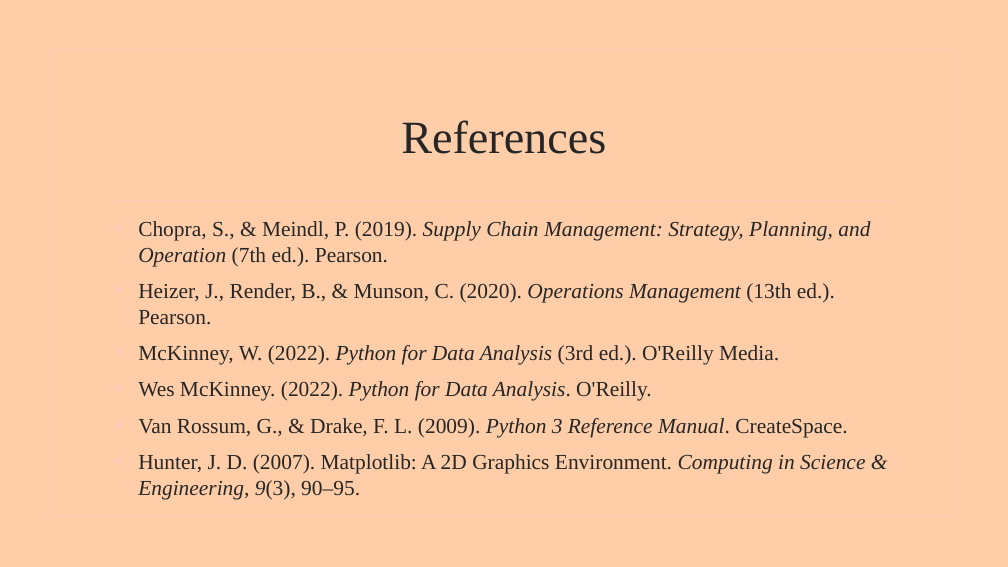
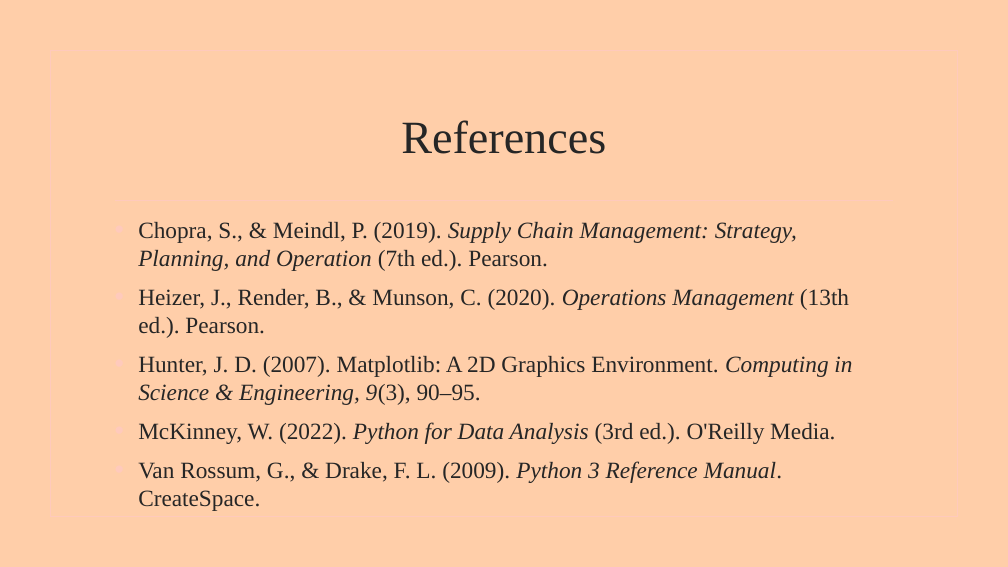
Before and after one commit to Ayomikun721/PYTHON-SYNTHAX, a slide deck: slide 26 of AYOMIKUN PYTHON SYNTHAX.pptx (slide 24 before the commit). Drawn at 1008x567 pixels with LibreOffice and Linux fonts; fonts in the diff are those of the drawing; background and template pictures are left out. Boxes give left, top, right and bottom in pixels: in the first picture for what was removed or moved away, otherwise in the second. Text is boxed around its words. In the diff, an @@ line names an element or a change of style, - is before the commit and + after.

```diff
--- a/AYOMIKUN PYTHON SYNTHAX.pptx
+++ b/AYOMIKUN PYTHON SYNTHAX.pptx
@@ text at bbox=[138, 222, 849, 483]: size 20.4 to 22.2 pt in "Chopra, S., & Meindl, P. (2019). Supply ...", "Heizer, J., Render, B., & Munson, C. ...", "McKinney, W. (2022). Python for Data Analysis ...", "Van Rossum, G., & Drake, F. L. ..." @@
@@ text at bbox=[138, 356, 852, 405]: paragraph added @@
+• Hunter, J. D. (2007). Matplotlib: A 2D Graphics Environment. Computing in Science & Engineering, 9(3), 90–95.
@@ text at bbox=[138, 381, 652, 401]: paragraph removed @@
-• Wes McKinney. (2022). Python for Data Analysis. O'Reilly.
@@ text at bbox=[138, 454, 865, 500]: paragraph removed @@
-• Hunter, J. D. (2007). Matplotlib: A 2D Graphics Environment. Computing in Science & Engineering, 9(3), 90–95.
```
Also in this commit, not shown: 13 other slides changed, 3 slides added, 1 slide removed, 1 other file.
